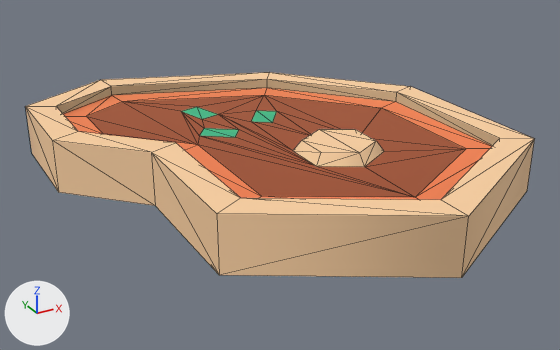
The glTF model public/assets/models/food/meatCooked.GLB: old version first, new version second.
Both versions are drawn from a 50 mm lens placed at (-0.408, -0.755, 0.379), pointed at (0.0, -0.012, 0.008). The axes (+X, +Y, +Z) are drawn at lower left. The lights are the same throughout. Mesh edges are drawn as thin lines.

Objects in the first picture: 'meatCooked'.
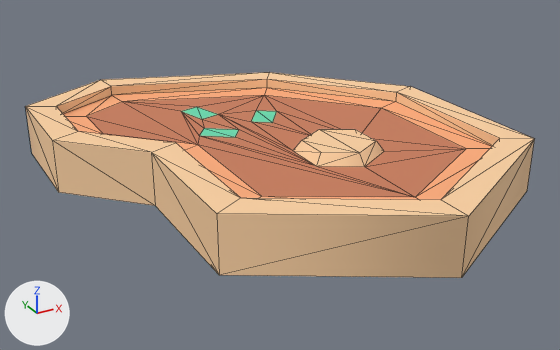
The newer file is also turned or shifted as a whole; pictures and numbers use the older file's frame.

What differs and where, as boxes [x1, y1, x2, y2] in the pictures (560 x 350 px):
```json
{"object": "meatCooked", "change": "recoloured", "before": [55, 76, 501, 202], "after": [55, 76, 501, 202]}
```

Scene script edits in JSON lines:
```json
{"op": "add", "block": "mat_green_160", "code": ["mat_green_160 = principled_material('green.160')", "mat_green_160.base_color = (0.145, 0.708, 0.443)  # green #6adbb2", "mat_green_160.roughness = 1.0"]}
{"op": "add", "block": "mat_browndark_196", "code": ["mat_browndark_196 = principled_material('brownDark.196')", "mat_browndark_196.base_color = (0.591, 0.213, 0.113)  # orange #ca7f5e", "mat_browndark_196.roughness = 1.0"]}
{"op": "add", "block": "mat_brown_166", "code": ["mat_brown_166 = principled_material('brown.166')", "mat_brown_166.base_color = (1.0, 0.43, 0.21)  # orange #ffaf7e", "mat_brown_166.roughness = 1.0"]}
{"block": "me_mesh_meatcooked_002", "where": "me_mesh_meatcooked_002.from_pydata(...)  # 69 vertices, 134 faces; spans x -0.239..0.239, y -0.288..0.288, z 0.0..0.064"}
{"op": "remove", "block": "me_mesh_meatcooked_002", "code": "me_mesh_meatcooked_002.materials.append(mat_green_111)  # green #6adbb2"}
{"op": "remove", "block": "me_mesh_meatcooked_002", "code": "me_mesh_meatcooked_002.materials.append(mat_brown_115)  # orange #ffaf7e"}
{"op": "remove", "block": "me_mesh_meatcooked_002", "code": "me_mesh_meatcooked_002.materials.append(mat_browndark_136)  # orange #ca7f5e"}
{"op": "add", "block": "me_mesh_meatcooked_002", "code": "me_mesh_meatcooked_002.materials.append(mat_green_160)  # green #6adbb2"}
{"op": "add", "block": "me_mesh_meatcooked_002", "code": "me_mesh_meatcooked_002.materials.append(mat_brown_166)  # orange #ffaf7e"}
{"op": "add", "block": "me_mesh_meatcooked_002", "code": "me_mesh_meatcooked_002.materials.append(mat_browndark_196)  # orange #ca7f5e"}
```
